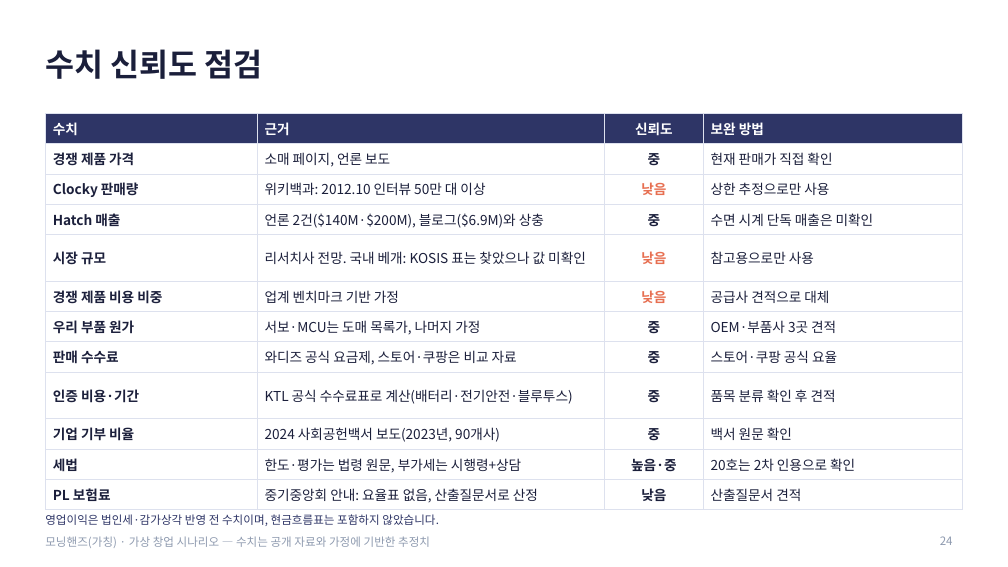
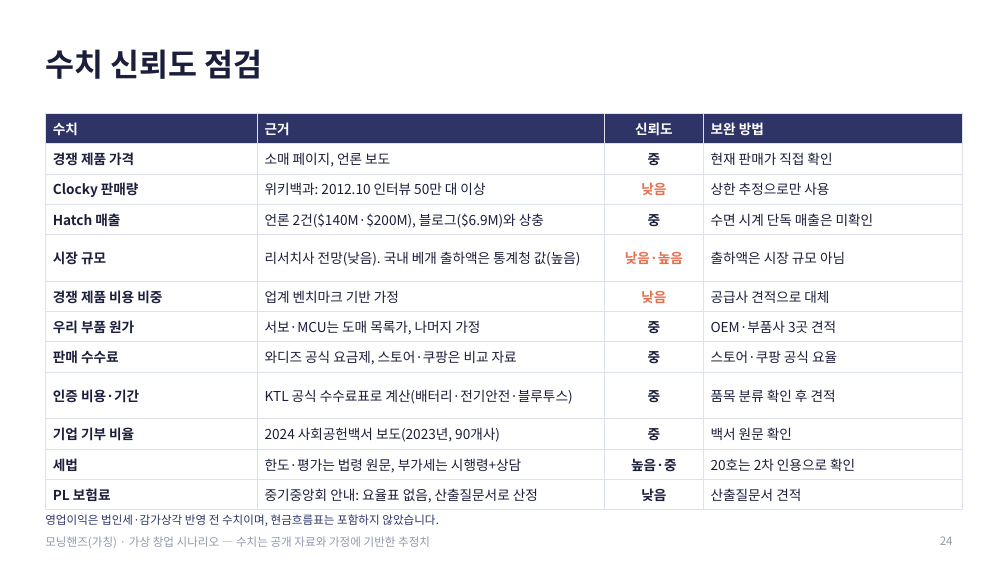
Before and after one commit to g975682-source/-, a slide deck: slide 24 of MorningHands_Business_Analysis.pptx. Drawn at 1008x567 pixels with LibreOffice and Linux fonts; fonts in the diff are those of the drawing. Boxes give left, top, right and bottom in pixels: in the first picture for what was removed or moved away, otherwise in the second. Text is boxed around its words. In the diff, an @@ line names an element or a change of style, - is before the commit and + after.

```diff
--- a/MorningHands_Business_Analysis.pptx
+++ b/MorningHands_Business_Analysis.pptx
@@ table at bbox=[45, 113, 963, 507] @@
-row 5: 시장 규모 | 리서치사 전망. 국내 베개: KOSIS 표는 찾았으나 값 미확인 | 낮음 | 참고용으로만 사용
+row 5: 시장 규모 | 리서치사 전망(낮음). 국내 베개 출하액은 통계청 값(높음) | 낮음·높음 | 출하액은 시장 규모 아님
```
Also in this commit, not shown: 2 other slides changed, 2 other files.
